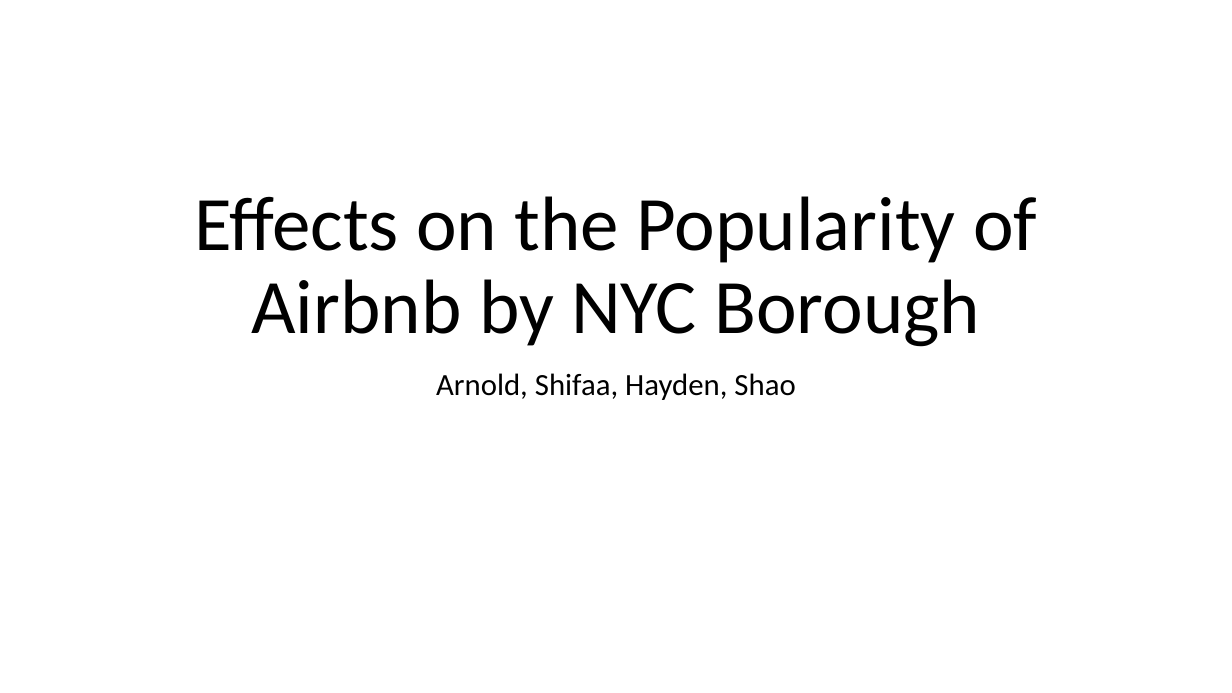
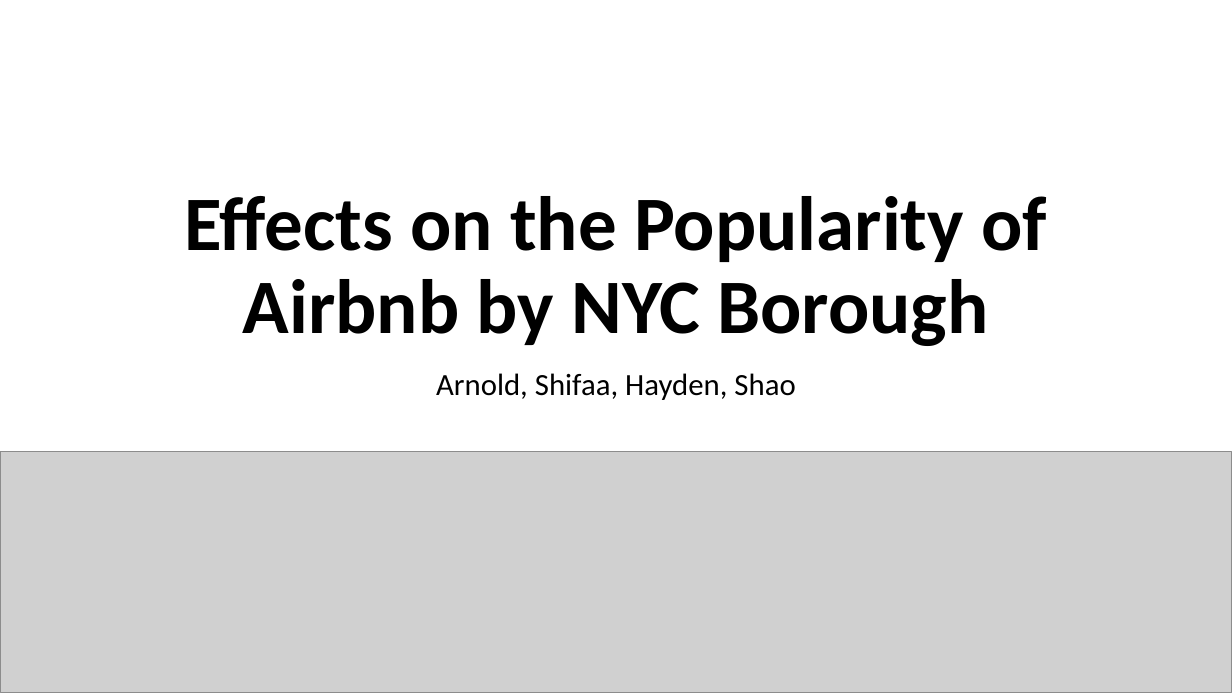
Before and after one commit to hayden4davey/Project1-Group2, a slide deck: slide 1 of Airbnb PPT.pptx. Drawn at 1232x693 pixels with LibreOffice and Linux fonts; fonts in the diff are those of the drawing; grey boxes stand for pictures. Boxes give left, top, right and bottom in pixels: in the first picture for what was removed or moved away, otherwise in the second. Text is boxed around its words. In the diff, an @@ line names an element or a change of style, - is before the commit and + after.

```diff
--- a/Airbnb PPT.pptx
+++ b/Airbnb PPT.pptx
@@ title "Effects on the Popularity of ..." at bbox=[184, 196, 1047, 346]: bold on @@
@@ picture added at bbox=[0, 452, 1232, 693] @@
```
Also in this commit, not shown: 3 other slides changed, 1 slide added, 1 slide removed.
